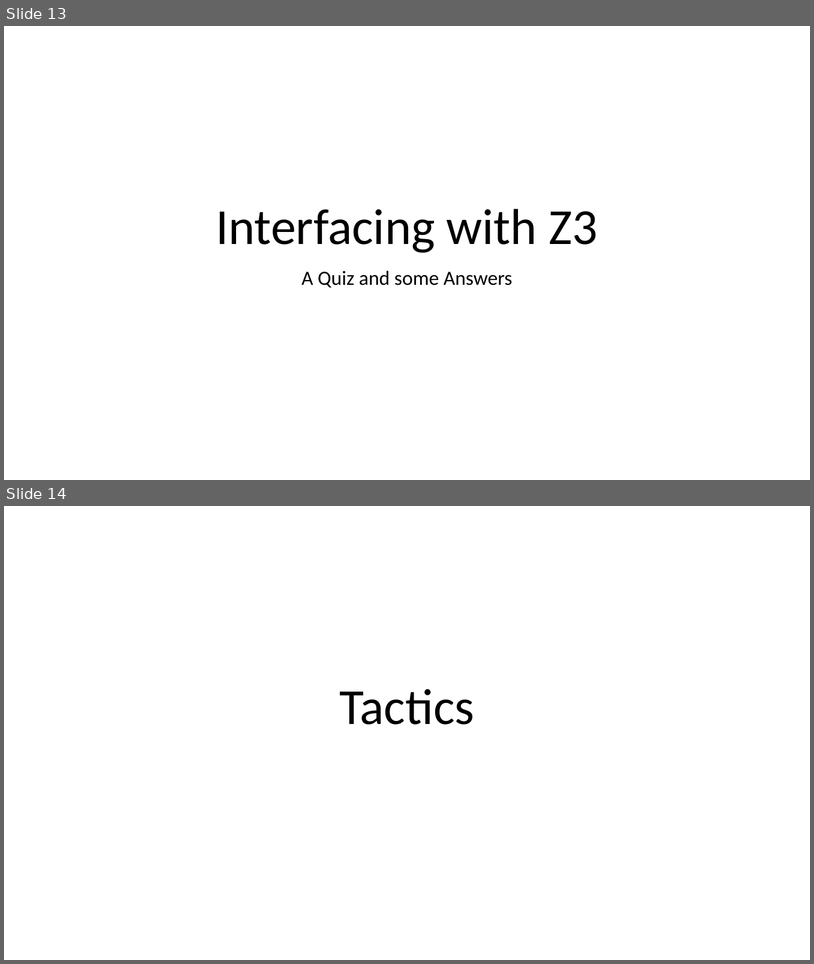
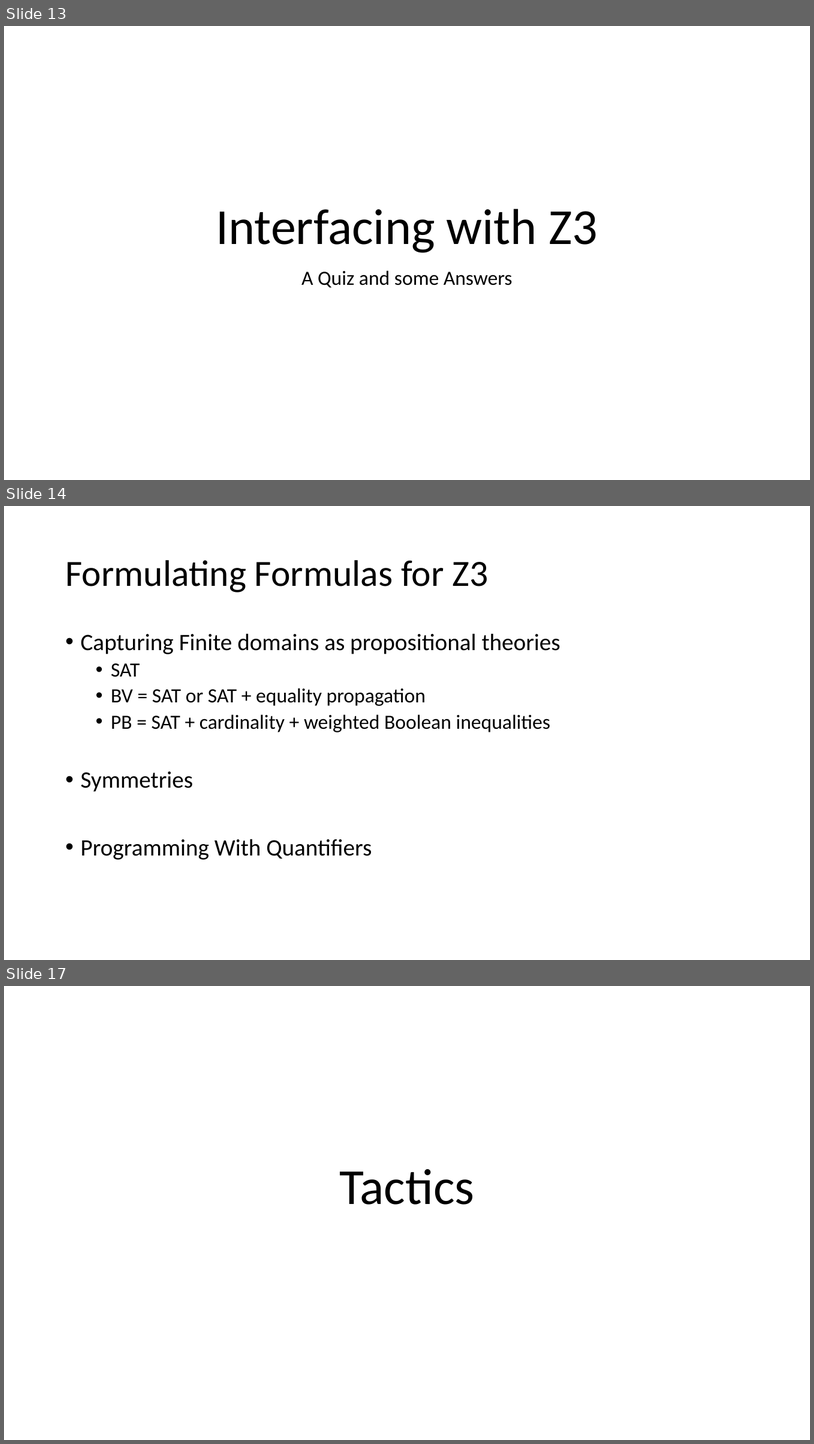
Before and after one commit to Z3Prover/doc, a slide deck: internals/tutorial/z3internals.pptx. Shown one above the other, each under a label of ours: slides 13 and 14 before the commit, slides 13, 14 and 17 after it; the slides between them are not shown. The pictures are 814x964 and 814x1444 pixels, drawn with LibreOffice and Linux fonts; fonts in the diff are those of the drawing. Boxes give left, top, right and bottom in pixels: in the first picture for what was removed or moved away, otherwise in the second. Text is boxed around its words. In the diff, an @@ line names an element or a change of style, - is before the commit and + after.

```diff
--- a/internals/tutorial/z3internals.pptx
+++ b/internals/tutorial/z3internals.pptx
@@ slide 14 added at [4, 506, 810, 960], background #FFFFFF @@
@@ title added at [65, 560, 489, 592], 44 pt, text #000000 @@
+Formulating Formulas for Z3
@@ text added at [81, 633, 561, 859], 28 pt, text #000000 @@
+• Capturing Finite domains as propositional theories
+  • SAT
+  • BV = SAT or SAT + equality propagation
+  • PB = SAT + cardinality + weighted Boolean inequalities
+• Symmetries
+• Programming With Quantifiers
@@ what was slide 14 is now slide 17 @@
```
Also in this commit, not shown: 1 slide changed, 2 other slides added.
